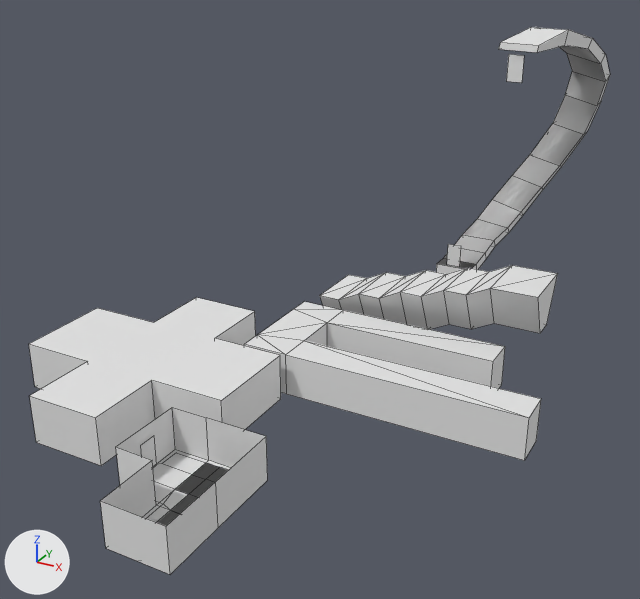
A saved change to the Blender file assets/models/rooms.blend.
Rendered twice from a 50 mm camera at (32.2, -67.6, 36.4) aimed at (-2.6, -4.4, 4.9). Arrows for +X, +Y and +Z are at lower left; the lights stay in place. Mesh edges are drawn as thin lines.

The scene before the commit, as lines of its bpy script (objects in view):
```python
me_cube_001 = bpy.data.meshes.new('Cube.001')
me_cube_001.from_pydata([(0.75, 0.03, 0.0), (0.75, 0.03, 2.5), (-0.75, 0.03, 0.0), (-0.75, 0.03, 2.5)], [], [(2, 3, 1, 0)])
me_cube_001.materials.append(mat_door)  # its picture is missing
me_plane_002 = bpy.data.meshes.new('Plane.002')
me_plane_002.from_pydata(...)  # 30 vertices, 14 faces; spans x -1.0..12.6, y -6.4..13.6, z 0.0..24.5
me_plane_002.polygons.foreach_set('use_smooth', [True] * 14)
me_plane_005 = bpy.data.meshes.new('Plane.005')
me_plane_005.from_pydata(...)  # 60 vertices, 58 faces; spans x -1.0..12.8, y -6.4..14.6, z -1.1..26.0
me_plane_006 = bpy.data.meshes.new('Plane.006')
me_plane_006.from_pydata(...)  # 24 vertices, 17 faces; spans x -12.0..12.0, y -9.0..1.0, z 0.0..3.6
ob_door_002 = bpy.data.objects.new('door.002', me_cube_001)
ob_door_002.parent = ob_room_c
ob_door_002.matrix_parent_inverse = Matrix(((1.0, 0.0, 0.0, 5.037), (0.0, 1.0, 0.0, -15.36), (0.0, 0.0, 1.0, -3.683), (0.0, 0.0, 0.0, 1.0)))
ob_door_002.location = (-4.125, 14.52, 3.675)
ob_door_011 = bpy.data.objects.new('door.011', me_cube_001)
ob_door_011.parent = ob_room_c
ob_door_011.matrix_parent_inverse = Matrix(((1.0, 0.0, 0.0, 5.037), (0.0, 1.0, 0.0, -15.36), (0.0, 0.0, 1.0, -3.683), (0.0, 0.0, 0.0, 1.0)))
ob_door_011.location = (2.532, 9.373, 27.82)
ob_door_011.rotation_euler = (0.0, 3.142, 0.0)  # degrees (0, 180, 0)
ob_nav = bpy.data.objects.new('nav', me_plane_002)
ob_nav.parent = ob_room_c
ob_nav.matrix_parent_inverse = Matrix(((1.0, 0.0, 0.0, 0.272), (0.0, 1.0, 0.0, -21.41), (0.0, 0.0, 1.0, 0.0), (0.0, 0.0, 0.0, 1.0)))
ob_nav.location = (-0.272, 21.41, 0.0)
ob_room_c = bpy.data.objects.new('room_c', me_plane_005)
ob_room_c.location = (-0.3, 21.4, 0.0)
ob_room_d = bpy.data.objects.new('room_d', me_plane_006)
ob_room_d.location = (7.0, -4.0, 0.0)
# also in view: 'ceiling' at (6.0, 1.0, 6.0); 'nav.003' at (-0.2, -29.7, 0.0); 'ceilings' at (-10.5, -18.0, 4.0); 'room_b' at (-10.5, -18.0, 2.0); 'ceiling.002' at (7.0, -8.0, 3.6)
```
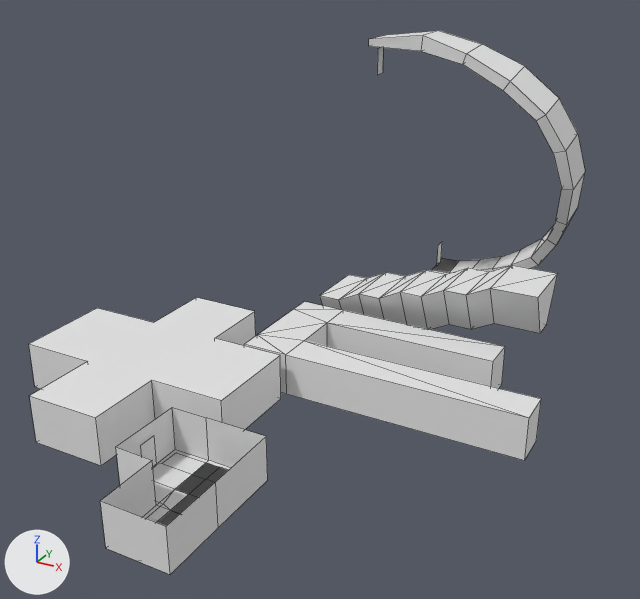
Commit message: rotated room_c 90 degrees and now it works

Patch to the scene script:
```diff
--- a/assets/models/rooms.blend.py
+++ b/assets/models/rooms.blend.py
@@ me_plane_005 @@
 me_plane_005.from_pydata(...)  # 60 vertices, 58 faces; spans x -1.0..12.8, y -6.4..14.6, z -1.1..26.0
 # used by ob_room_c; location = (-0.3, 21.4, 0.0)
+# me_plane_005 part 1: the whole mesh is turned -85.9 degrees about the z axis through the mesh origin
@@ ob_door_002 @@
 ob_door_002.parent = ob_room_c
-ob_door_002.matrix_parent_inverse = Matrix(((1.0, 0.0, 0.0, 5.037), (0.0, 1.0, 0.0, -15.36), (0.0, 0.0, 1.0, -3.683), (0.0, 0.0, 0.0, 1.0)))
-ob_door_002.location = (-4.125, 14.52, 3.675)
+ob_door_002.matrix_parent_inverse = Matrix(((1.0, 0.0, 0.0, 0.272), (0.0, 1.0, 0.0, -21.41), (0.0, 0.0, 1.0, 0.0), (0.0, 0.0, 0.0, 1.0)))
+ob_door_002.location = (-1.04, 20.44, -0.00751)
+ob_door_002.rotation_euler = (0.0, 0.0, -1.498)  # degrees (0, 0, -86)
@@ ob_door_011 @@
 ob_door_011.parent = ob_room_c
-ob_door_011.matrix_parent_inverse = Matrix(((1.0, 0.0, 0.0, 5.037), (0.0, 1.0, 0.0, -15.36), (0.0, 0.0, 1.0, -3.683), (0.0, 0.0, 0.0, 1.0)))
-ob_door_011.location = (2.532, 9.373, 27.82)
-ob_door_011.rotation_euler = (0.0, 3.142, 0.0)  # degrees (0, 180, 0)
+ob_door_011.matrix_parent_inverse = Matrix(((1.0, 0.0, 0.0, 0.272), (0.0, 1.0, 0.0, -21.41), (0.0, 0.0, 1.0, 0.0), (0.0, 0.0, 0.0, 1.0)))
+ob_door_011.location = (-5.696, 13.43, 24.14)
+ob_door_011.rotation_euler = (0.0, 3.142, -1.498)  # degrees (0, 180, -86)
@@ ob_nav @@
 ob_nav.location = (-0.272, 21.41, 0.0)
+ob_nav.rotation_euler = (0.0, 0.0, -1.498)  # degrees (0, 0, -86)
```

Changed parts and their boxes (x1, y1, x2, y2) in the pictures (640 x 599 px):
'room_c', mesh turned
    before: (436, 27, 610, 274)
    after: (369, 31, 585, 274)
'nav', turned
    before: (437, 53, 606, 269)
    after: (433, 245, 532, 273)
'door.011', moved, turned
    before: (506, 54, 524, 83)
    after: (377, 47, 383, 75)
'door.002', moved, turned
    before: (447, 244, 461, 267)
    after: (437, 242, 442, 265)
